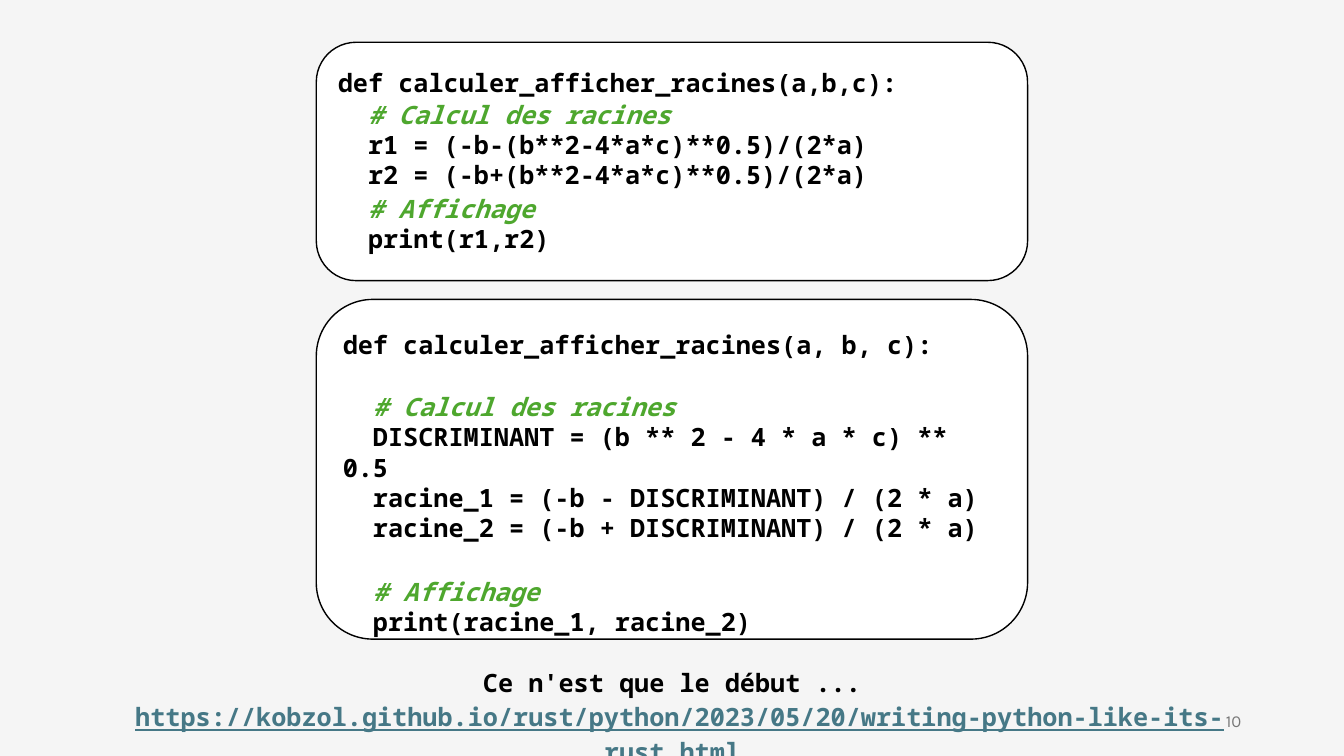
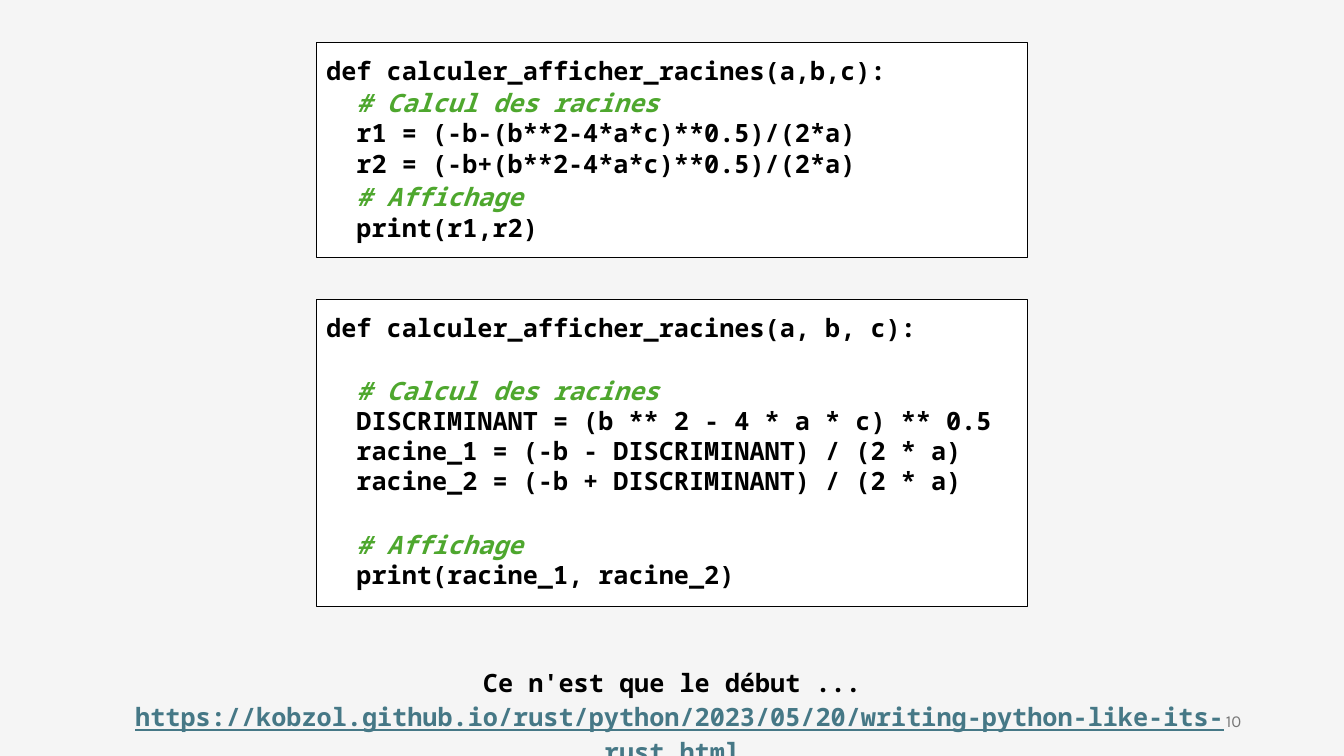
Before and after one commit to iannickgagnon/sagedays_iannick_2026, a slide deck: slide 10 of python_1/presentation_python_1.pptx. Drawn at 1344x756 pixels with LibreOffice and Linux fonts; fonts in the diff are those of the drawing. Boxes give left, top, right and bottom in pixels: in the first picture for what was removed or moved away, otherwise in the second. Text is boxed around its words. In the diff, an @@ line names an element or a change of style, - is before the commit and + after.

```diff
--- a/python_1/presentation_python_1.pptx
+++ b/python_1/presentation_python_1.pptx
@@ rectangle "def calculer_afficher_racines(a,b,c):": place and size @@
-rectangle "def calculer_afficher_racines(a,b,c):" at [317,42,1028,280]
+rectangle "def calculer_afficher_racines(a,b,c):" at [317,42,1028,258]
@@ rectangle "def calculer_afficher_racines(a,b,c):" at [317,42,1028,258]: rounded rectangle to rectangle @@
@@ rectangle "def calculer_afficher_racines(a, b, c):" at [317,299,1028,607]: rounded rectangle to rectangle @@
@@ rectangle "def calculer_afficher_racines(a, b, c):": place and size @@
-rectangle "def calculer_afficher_racines(a, b, c):" at [317,299,1028,639]
+rectangle "def calculer_afficher_racines(a, b, c):" at [317,299,1028,607]
```
Also in this commit, not shown: 3 other slides changed, 1 slide added.
